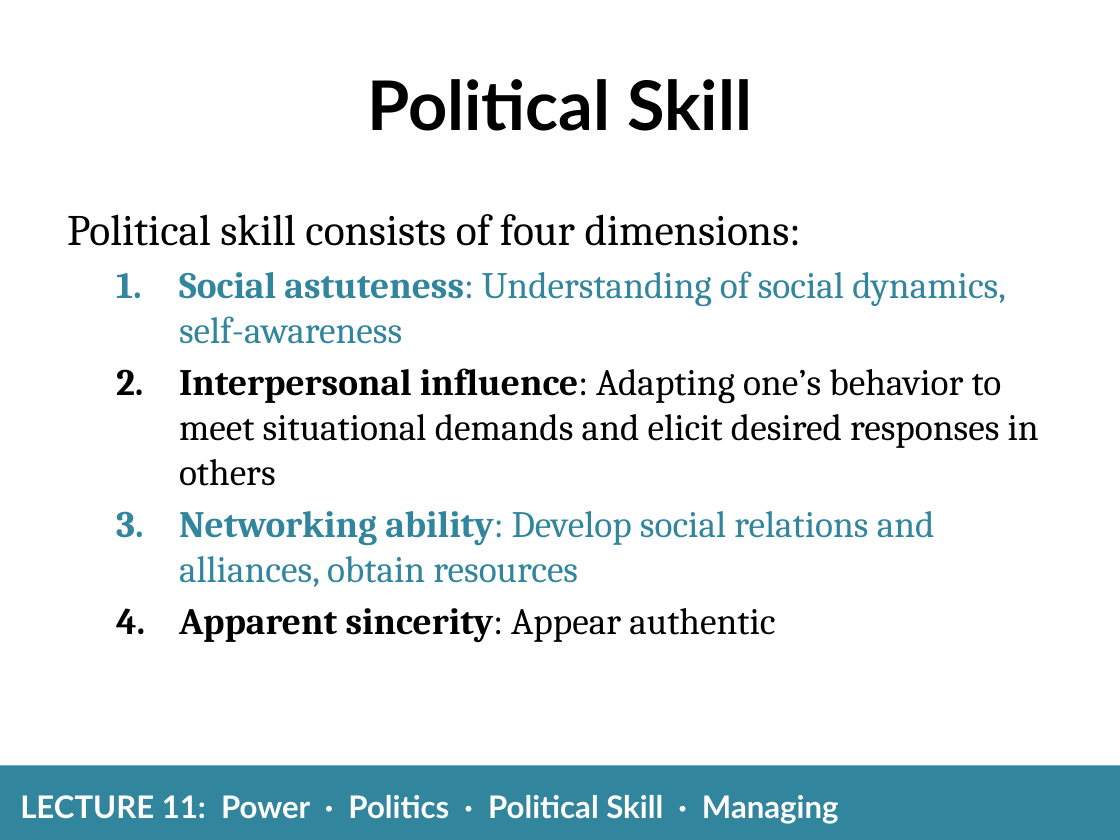
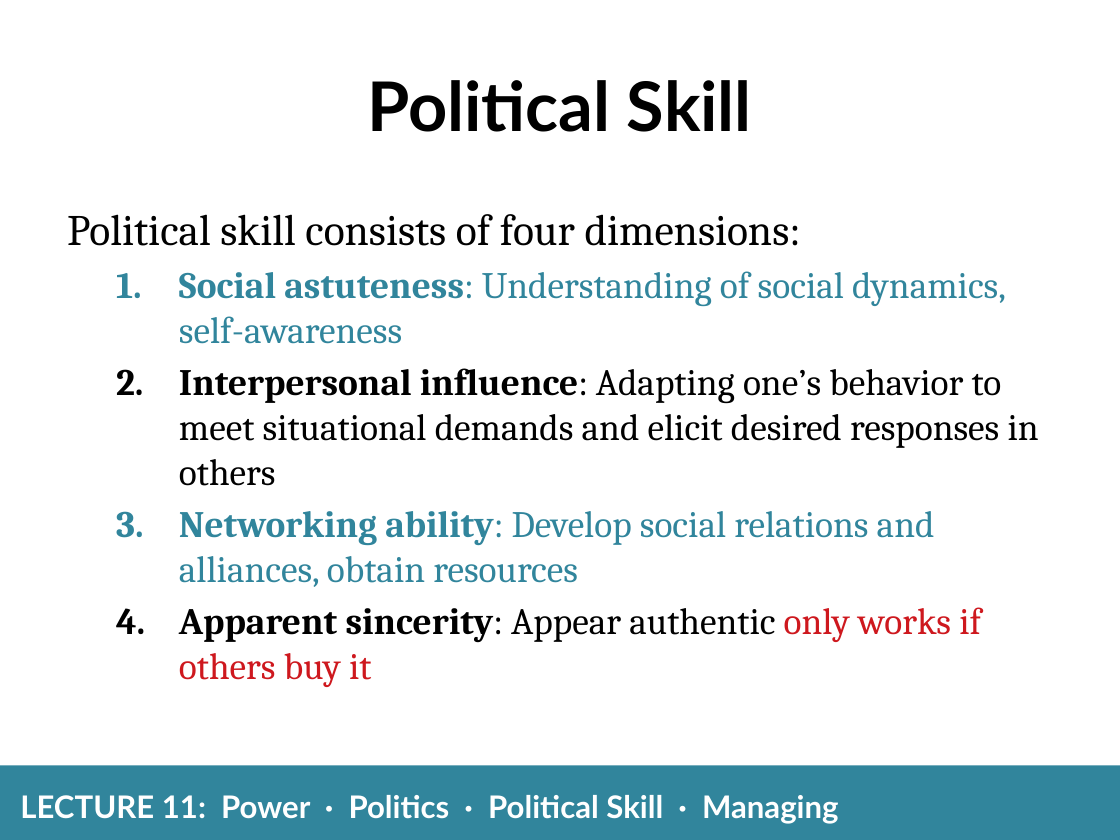
Before and after one commit to joe-didomenico/HRM360, a slide deck: slide 31 of PowerPoints/Lectures 11 - Power and Politics (Spring 2019)+notes.pptx. Drawn at 1120x840 pixels with LibreOffice and Linux fonts; fonts in the diff are those of the drawing. Boxes give left, top, right and bottom in pixels: in the first picture for what was removed or moved away, otherwise in the second. Text is boxed around its words. In the diff, an @@ line names an element or a change of style, - is before the commit and + after.

```diff
--- a/PowerPoints/Lectures 11 - Power and Politics (Spring 2019)+notes.pptx
+++ b/PowerPoints/Lectures 11 - Power and Politics (Spring 2019)+notes.pptx
@@ text at (x1=179, y1=607, x2=981, y2=687): text changed; bold off @@
-  4. Apparent sincerity: Appear authentic
+  4. Apparent sincerity: Appear authentic only works if others buy it
```
Also in this commit, not shown: 6 other slides changed, 8 other files.
